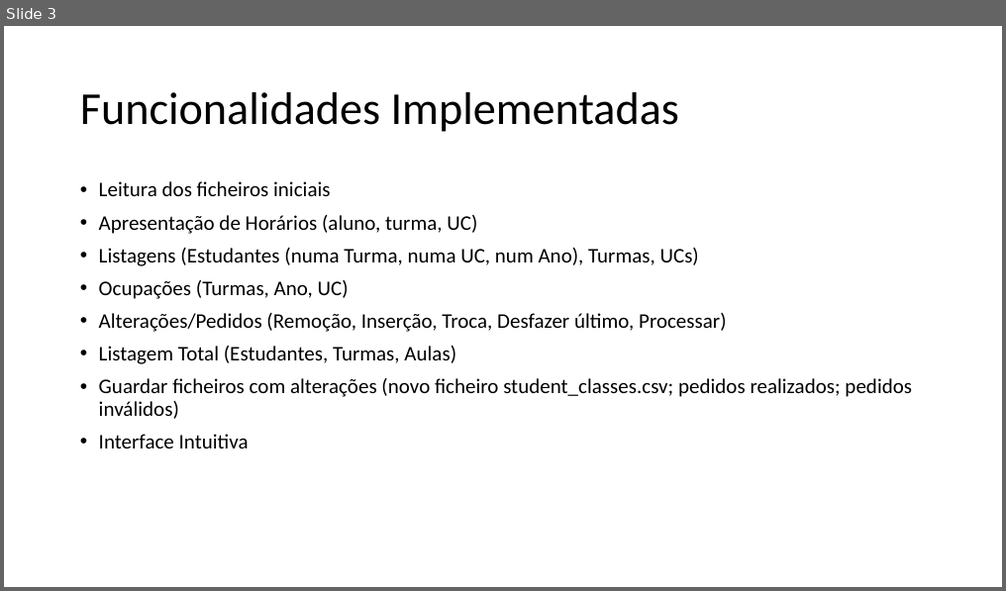
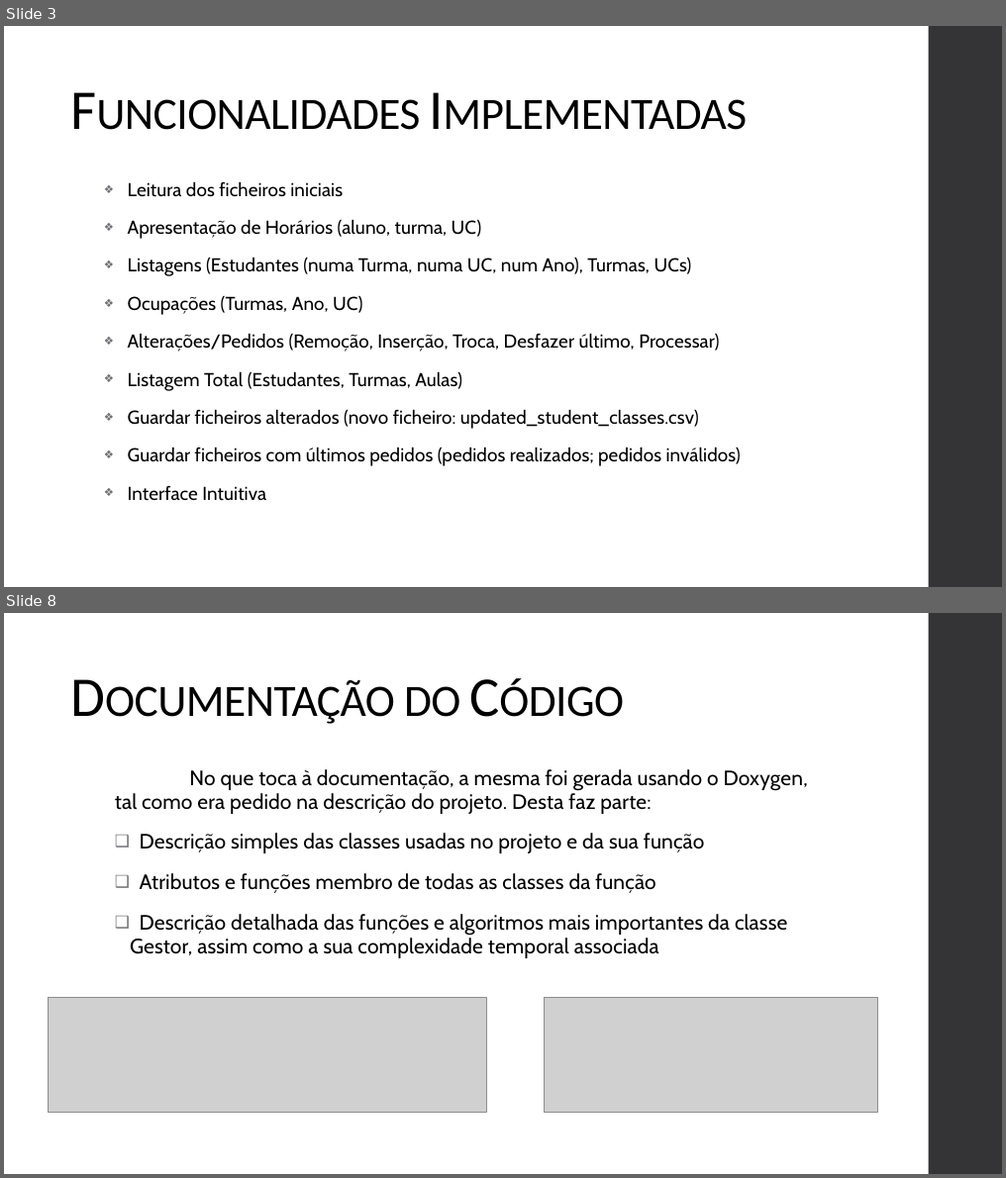
Before and after one commit to racoelhosilva/AED_scheduleManager, a slide deck: presentation/Apresentação.pptx. Shown one above the other, each under a label of ours: slide 3 before the commit, slides 3 and 8 after it; the slides between them are not shown. The pictures are 1006x591 and 1006x1178 pixels, drawn with LibreOffice and Linux fonts; fonts in the diff are those of the drawing; grey boxes stand for pictures. Boxes give left, top, right and bottom in pixels: in the first picture for what was removed or moved away, otherwise in the second. Text is boxed around its words. In the diff, an @@ line names an element or a change of style, - is before the commit and + after.

```diff
--- a/presentation/Apresentação.pptx
+++ b/presentation/Apresentação.pptx
@@ slide 8 added at [4,613,1002,1174], background #FFFFFF; not listed: 1 template element that a slide beside it also shows @@
@@ text added at [115,769,808,959], 20 pt, text #000000 @@
+No que toca à documentação, a mesma foi gerada usando o Doxygen, tal como era pedido na descrição do projeto. Desta faz parte:
+❑ Descrição simples das classes usadas no projeto e da sua função
+❑ Atributos e funções membro de todas as classes da função
+❑ Descrição detalhada das funções e algoritmos mais importantes da classe Gestor, assim como a sua complexidade temporal associada
@@ text added at [317,769,454,809], 54 pt, text #000000, small capitals @@
+Documentação do Código
@@ picture added at [48,998,487,1112] @@
@@ picture added at [544,998,877,1112] @@
@@ slide 3 changed as well @@
@@ rectangle added at [929,26,1002,587], fill #353537 @@
@@ text "Funcionalidades Implementadas": place and size @@
-text "Funcionalidades Implementadas" at [80,92,679,132]
+text "Funcionalidades Implementadas" at [63,63,887,144]
@@ text "Funcionalidades Implementadas" at [63,63,887,144]: size 44 to 54 pt, letter spacing 0 to -0.5 pt, small capitals on; line spacing 0.9 to 0.85; vertical alignment middle to bottom @@
@@ text "Leitura dos ficheiros iniciais": place and size @@
-text "Leitura dos ficheiros iniciais" at [99,181,912,449]
+text "Leitura dos ficheiros iniciais" at [128,181,741,501]
@@ text at [128,181,719,501]: size 20 to 18 pt, font Calibri to Cabin, letter spacing 0 to 0.1 pt in "Leitura dos ficheiros iniciais", "Apresentação de Horários (aluno, turma, UC)", "Listagens (Estudantes (numa Turma, numa UC, num ...", "Ocupações (Turmas, Ano, UC)" and 3 more places; bullet • to ❖; line spacing 0.9 to 0.95; more space between paragraphs @@
@@ text at [128,409,741,467]: text changed; size 20 to 18 pt; font Calibri to Cabin @@
-• Guardar ficheiros com alterações (novo ficheiro student_classes.csv; pedidos realizados; pedidos inválidos)
+❖ Guardar ficheiros alterados (novo ficheiro: updated_student_classes.csv)
+❖ Guardar ficheiros com últimos pedidos (pedidos realizados; pedidos inválidos)
```
Also in this commit, not shown: 6 other slides changed, 1 other slide added, 1 other file.
